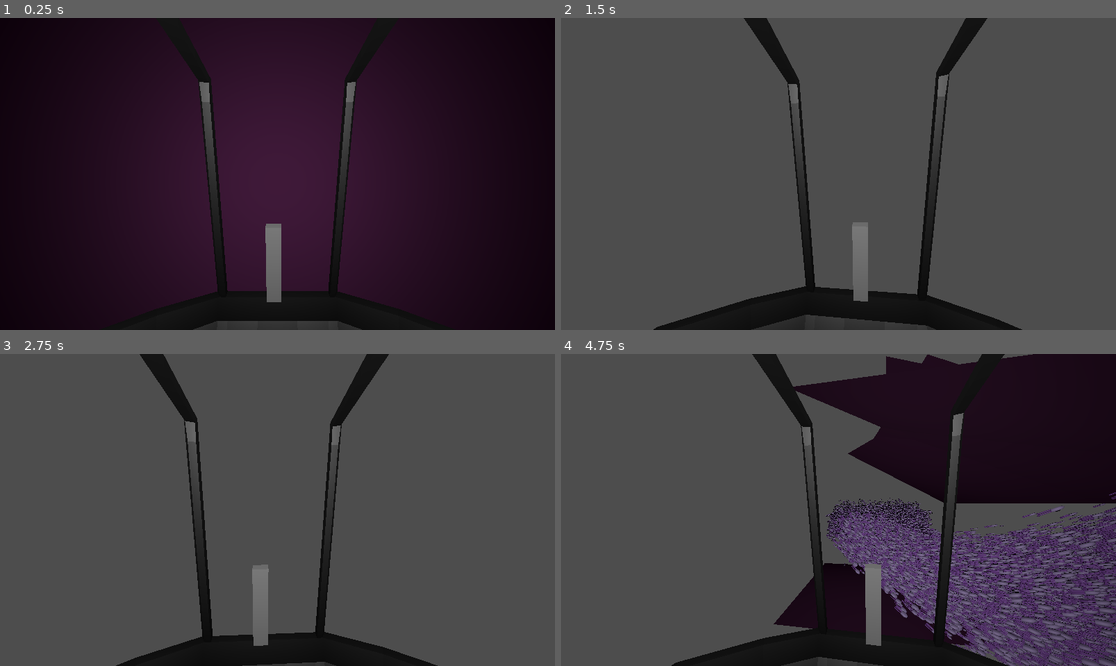
Above: before the commit, frames 1-4 (two rows, left to right).
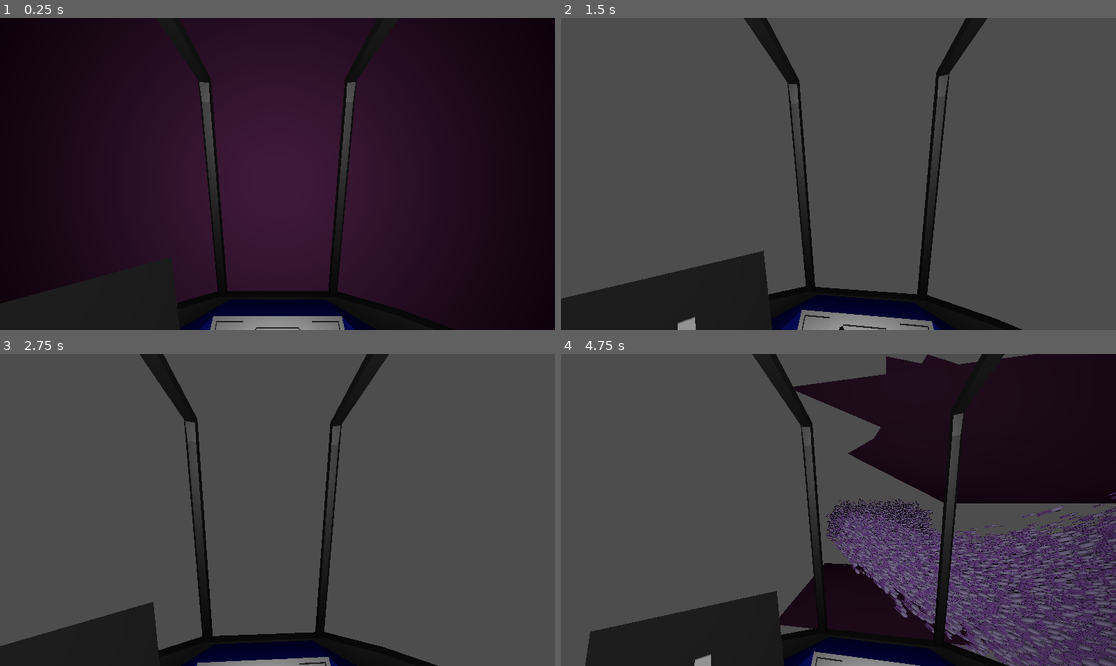
Above: after the commit, the same moments.

Repository: Adam-Gallina/ldj56
Game: Godot game, scene res://game.tscn
Same seed, same stepped clock (60 frames per second), same inputs: the game is played once before the commit and once after it.
Inputs (mouse positions are in pixels of both pictures, inside the frame that each line leads up to):
- Up to frame 1 (0.25 s): no input
- Up to frame 2 (1.5 s): move the mouse to (866, 174) at 0.52 s; hold W (input_up) from 0.53 s (still down); click (866, 174) at 0.6 s; move the mouse to (810, 174) at 1.27 s; tap Space (input_action) at 1.35 s
- Up to frame 3 (2.75 s): keep holding W (input_up); click (249, 510) at 1.55 s; tap Enter at 2 s; move the mouse to (288, 503) at 2.02 s; click (288, 503) at 2.1 s
- Up to frame 4 (4.75 s): keep holding W (input_up); tap Space (input_action) at 2.75, 4.35 s; move the mouse to (832, 516) at 2.77 s; tap Shift at 2.85 s; click (832, 516) at 3.05 s; tap Enter at 3.5 s; move the mouse to (877, 513) at 3.52 s; click (877, 513) at 3.6 s; move the mouse to (794, 506) at 4.27 s; click (794, 506) at 4.55 s

The runs differ from the first frame. In frame 1, 3.1% of the frame differs, in the area x 0-66%, y 20-100%; in frame 2, 7.8%, in the area x 0-69%, y 21-100%; in frame 3, 5.3%; in frame 4, 6.9%.

Commit message:
Started adding energy panel

Diff:
--- /dev/null
+++ b/Ship/EnergyPanel.gd
@@ -0,0 +1,10 @@
+extends Node3D
+
+@export var ButtonActive : StandardMaterial3D
+@export var ButtonInactive : StandardMaterial3D
+
+func _on_button_body_3d_on_interact(button:Node3D):
+    if button.get_node('Model').material_override == ButtonActive:
+        button.get_node('Model').material_override = ButtonInactive
+    else:
+        button.get_node('Model').material_override = ButtonActive
--- a/Ship/Player/player.gd
+++ b/Ship/Player/player.gd
@@ -2,17 +2,9 @@
 
 @onready var interactionRayCast : RayCast3D = get_node('%InteractionRayCast')
 
-var _last_interaction
 
-func _update_interaction(new_interaction):
-    if _last_interaction != null:
-        _last_interaction.set_focus(false)
-    new_interaction.set_focus(true)
-    _last_interaction = new_interaction
-
-
-func _process(delta):
+func _process(_delta):
     if interactionRayCast.is_colliding():
         var target = interactionRayCast.get_collider()
         if target is Interactive and Input.is_action_just_pressed('input_select'):
-            _update_interaction(target.InteractionTarget)
+            target.interact()
--- /dev/null
+++ b/Ship/energy_button_active.tres
@@ -0,0 +1,4 @@
+[gd_resource type="StandardMaterial3D" format=3 uid="uid://cp3m1wkmuqhr6"]
+
+[resource]
+albedo_color = Color(1, 0.913725, 0, 1)
--- /dev/null
+++ b/Ship/energy_button_inactive.tres
@@ -0,0 +1,4 @@
+[gd_resource type="StandardMaterial3D" format=3 uid="uid://0ucoc47fgjpp"]
+
+[resource]
+albedo_color = Color(0.654902, 0.654902, 0.654902, 1)
--- a/Ship/interactive.gd
+++ b/Ship/interactive.gd
@@ -1,4 +1,7 @@
 extends StaticBody3D
 class_name Interactive
 
-@export var InteractionTarget : Node3D
+signal on_interact(button:Node3D)
+
+func interact():
+    on_interact.emit(self)
--- a/Ship/ship.tscn
+++ b/Ship/ship.tscn
@@ -1,25 +1,34 @@
-[gd_scene load_steps=11 format=3 uid="uid://dj6u6rc3s4722"]
+[gd_scene load_steps=17 format=3 uid="uid://dj6u6rc3s4722"]
 
 [ext_resource type="Script" path="res://Ship/ship_controls.gd" id="1_yjlcn"]
-[ext_resource type="PackedScene" uid="uid://covtchtsxv2rj" path="res://Ship/Ship_NoGun.glb" id="2_tolwi"]
-[ext_resource type="PackedScene" uid="uid://dqeno0n7savjs" path="res://Ship/Ship_Gun.glb" id="3_hxn21"]
-[ext_resource type="Script" path="res://Ship/gun_controls.gd" id="3_j4hhl"]
+[ext_resource type="PackedScene" uid="uid://covtchtsxv2rj" path="res://Ship/Model/Ship_NoGun.glb" id="2_a21gr"]
+[ext_resource type="PackedScene" uid="uid://dqeno0n7savjs" path="res://Ship/Model/Ship_Gun.glb" id="3_vj01m"]
+[ext_resource type="PackedScene" uid="uid://oafwefdr7emu" path="res://Ship/Model/Cockpit.glb" id="4_oj4vl"]
+[ext_resource type="PackedScene" uid="uid://8ond6t8eieh3" path="res://Ship/Model/Cockpit_Light.glb" id="5_0gktd"]
 [ext_resource type="PackedScene" uid="uid://2vn130y13nm" path="res://Ship/Player/player.tscn" id="5_rbt8u"]
 [ext_resource type="Script" path="res://Ship/interactive.gd" id="6_2eubl"]
+[ext_resource type="PackedScene" uid="uid://c33ysxvxsflwi" path="res://Ship/Model/Cockpit_Steering.glb" id="7_0twe6"]
+[ext_resource type="Script" path="res://Ship/EnergyPanel.gd" id="8_qfucs"]
+[ext_resource type="Material" uid="uid://cp3m1wkmuqhr6" path="res://Ship/energy_button_active.tres" id="9_51oge"]
+[ext_resource type="Material" uid="uid://0ucoc47fgjpp" path="res://Ship/energy_button_inactive.tres" id="10_eam4q"]
 
 [sub_resource type="CapsuleShape3D" id="CapsuleShape3D_mtawh"]
 radius = 5.66975
 height = 11.3395
 
-[sub_resource type="CapsuleShape3D" id="CapsuleShape3D_dfxar"]
-radius = 0.151335
-height = 0.576493
+[sub_resource type="StandardMaterial3D" id="StandardMaterial3D_hhtv1"]
+albedo_color = Color(0.160784, 0.160784, 0.160784, 1)
+metallic = 0.56
 
-[sub_resource type="BoxShape3D" id="BoxShape3D_rjh05"]
-size = Vector3(1.30273, 0.142578, 1.17047)
+[sub_resource type="BoxMesh" id="BoxMesh_cukol"]
+size = Vector3(0.6, 0.4, 0.01)
 
-[sub_resource type="ViewportTexture" id="ViewportTexture_n766g"]
-viewport_path = NodePath("Model/Guns/GunCamViewport")
+[sub_resource type="CylinderShape3D" id="CylinderShape3D_iw7yb"]
+height = 0.1
+radius = 0.05
+
+[sub_resource type="BoxMesh" id="BoxMesh_wu8i2"]
+size = Vector3(0.05, 0.05, 0.05)
 
 [node name="Ship" type="RigidBody3D"]
 collision_layer = 16
@@ -41,89 +50,66 @@
 transform = Transform3D(1, 0, 0, 0, -4.37114e-08, -1, 0, 1, -4.37114e-08, 0, 0, 0.439745)
 shape = SubResource("CapsuleShape3D_mtawh")
 
-[node name="Model" parent="." instance=ExtResource("2_tolwi")]
+[node name="FrontLight" type="SpotLight3D" parent="."]
+transform = Transform3D(-1, 0, -8.74228e-08, 0, 1, 0, 8.74228e-08, 0, -1, 0, 0, 2.78426)
+spot_range = 200.0
+spot_attenuation = 0.307786
+spot_angle = 70.0
 
-[node name="Guns" type="Node3D" parent="Model" node_paths=PackedStringArray("GunOrigins")]
-script = ExtResource("3_j4hhl")
-RotationSpeed = 1.25
-GunOrigins = [NodePath("Gun_L"), NodePath("Gun_R")]
+[node name="Model" parent="." instance=ExtResource("2_a21gr")]
 
-[node name="GunCamPivot" type="RemoteTransform3D" parent="Model/Guns"]
-unique_name_in_owner = true
-transform = Transform3D(-1, 0, 8.74228e-08, 0, 1, 0, -8.74228e-08, 0, -1, 0, 2.87293, -3.10462)
-remote_path = NodePath("../GunCamViewport/GunCam")
-update_scale = false
-
-[node name="GunCamViewport" type="SubViewport" parent="Model/Guns"]
-
-[node name="GunCam" type="Camera3D" parent="Model/Guns/GunCamViewport"]
-transform = Transform3D(-1, 0, 1.50996e-07, 0, 1, 0, -1.50996e-07, 0, -1, 0, 2.87293, -3.10462)
-
-[node name="GunRayCast" type="RayCast3D" parent="Model/Guns/GunCamViewport/GunCam"]
-unique_name_in_owner = true
-target_position = Vector3(0, 0, -500)
-
-[node name="Gun_L" parent="Model/Guns" instance=ExtResource("3_hxn21")]
+[node name="Gun_L" parent="Model" instance=ExtResource("3_vj01m")]
 transform = Transform3D(1, 0, 0, 0, 1, 0, 0, 0, 1, 1.92852, 0.741354, -0.934406)
 
-[node name="Gun_R" parent="Model/Guns" instance=ExtResource("3_hxn21")]
+[node name="Gun_R" parent="Model" instance=ExtResource("3_vj01m")]
 transform = Transform3D(1, 0, 0, 0, 1, 0, 0, 0, 1, -1.929, 0.741, -0.934)
+
+[node name="Cockpit" parent="Model" instance=ExtResource("4_oj4vl")]
+
+[node name="Cockpit_Light" parent="Model/Cockpit" instance=ExtResource("5_0gktd")]
+transform = Transform3D(1, 0, 0, 0, 1, 0, 0, 0, 1, 0, 0, -0.164994)
+
+[node name="OmniLight3D" type="OmniLight3D" parent="Model/Cockpit/Cockpit_Light"]
+transform = Transform3D(1, 0, 0, 0, 1, 0, 0, 0, 1, 5.96046e-08, 0.531827, 0.442641)
+omni_range = 2.25
+
+[node name="Cockpit_Steering" parent="." instance=ExtResource("7_0twe6")]
+transform = Transform3D(1, 0, 0, 0, 0.769622, 0.638499, 0, -0.638499, 0.769622, 0, -0.915367, 0.0909652)
 
 [node name="Player Position" type="Node3D" parent="."]
 transform = Transform3D(-1, 0, -8.74228e-08, 0, 1, 0, 8.74228e-08, 0, -1, 0, 0.500076, 0.40535)
 
 [node name="Player" parent="Player Position" instance=ExtResource("5_rbt8u")]
 
-[node name="OmniLight3D" type="OmniLight3D" parent="."]
-transform = Transform3D(1, 0, 0, 0, 1, 0, 0, 0, 1, -5.96046e-08, 0.792523, 0.218585)
-omni_range = 2.50089
-omni_attenuation = 0.183011
-
-[node name="ShipControlsColl" type="StaticBody3D" parent="." node_paths=PackedStringArray("InteractionTarget")]
-transform = Transform3D(1, 0, 0, 0, -0.243666, 0.969859, 0, -0.969859, -0.243666, 0.0195959, 0.0336256, 1.45727)
-collision_layer = 32
-collision_mask = 0
-script = ExtResource("6_2eubl")
-InteractionTarget = NodePath("..")
-
-[node name="CollisionShape3D" type="CollisionShape3D" parent="ShipControlsColl"]
-transform = Transform3D(1, 0, 0, 0, -4.47035e-08, -1, 0, 1, -4.47035e-08, 0, 0, 0)
-shape = SubResource("CapsuleShape3D_dfxar")
-
-[node name="CSGBox3D" type="CSGBox3D" parent="ShipControlsColl"]
-size = Vector3(0.0768433, 0.0420837, 0.439331)
-
-[node name="GunControlsColl" type="StaticBody3D" parent="." node_paths=PackedStringArray("InteractionTarget")]
-transform = Transform3D(1, 0, 0, 0, 0.104372, 0.994538, 0, -0.994538, 0.104372, -0.0325282, 0.524557, -0.879572)
-visible = false
-collision_layer = 32
-collision_mask = 0
-script = ExtResource("6_2eubl")
-InteractionTarget = NodePath("../Model/Guns")
-
-[node name="CollisionShape3D" type="CollisionShape3D" parent="GunControlsColl"]
-transform = Transform3D(1, 0, 0, 0, 1, -2.5332e-07, 0, 2.5332e-07, 1, 0.0117188, -0.0214837, -0.0021055)
-shape = SubResource("BoxShape3D_rjh05")
-
-[node name="Sprite3D" type="Sprite3D" parent="GunControlsColl"]
-transform = Transform3D(1, 0, 0, 0, -5.96046e-08, -1, 0, 1, -5.96046e-08, -0.0341115, -0.0667017, -0.0222934)
-pixel_size = 0.002
-texture = SubResource("ViewportTexture_n766g")
-
-[node name="CSGBox3D2" type="CSGBox3D" parent="GunControlsColl"]
-transform = Transform3D(1, 0, 0, 0, 1, 0, 0, 0, 1, 0, 1.78814e-07, -2.98023e-08)
-size = Vector3(1.22485, 0.034668, 1)
-
-[node name="SpotLight3D5" type="SpotLight3D" parent="."]
-transform = Transform3D(-1, 0, -8.74228e-08, 0, 1, 0, 8.74228e-08, 0, -1, 0, 0, 2.78426)
-spot_range = 200.0
-spot_attenuation = 0.307786
-spot_angle = 70.0
-
 [node name="InvincibilityTimer" type="Timer" parent="."]
 unique_name_in_owner = true
 wait_time = 0.5
 
+[node name="MeshInstance3D" type="MeshInstance3D" parent="."]
+transform = Transform3D(0.699663, 0.240845, 0.672655, 0, 0.941471, -0.337095, -0.714473, 0.235853, 0.658712, 0.647397, -0.0676668, 1.07246)
+material_override = SubResource("StandardMaterial3D_hhtv1")
+mesh = SubResource("BoxMesh_cukol")
+script = ExtResource("8_qfucs")
+ButtonActive = ExtResource("9_51oge")
+ButtonInactive = ExtResource("10_eam4q")
+
+[node name="ButtonBody3D" type="StaticBody3D" parent="MeshInstance3D"]
+transform = Transform3D(1, -2.98023e-08, 0, -1.49012e-08, 1, -1.49012e-08, 2.98023e-08, 4.47035e-08, 1, 0, 0, 0)
+collision_layer = 32
+collision_mask = 0
+script = ExtResource("6_2eubl")
+
+[node name="CollisionShape3D" type="CollisionShape3D" parent="MeshInstance3D/ButtonBody3D"]
+transform = Transform3D(1, 0, 0, 0, -4.37114e-08, -1, 0, 1, -4.37114e-08, 0, 0, 0)
+shape = SubResource("CylinderShape3D_iw7yb")
+
+[node name="Model" type="MeshInstance3D" parent="MeshInstance3D/ButtonBody3D"]
+transform = Transform3D(1, 0, 0, 0, 1, 0, 2.98023e-08, -1.49012e-08, 1, 0, 0, 0)
+material_override = ExtResource("10_eam4q")
+mesh = SubResource("BoxMesh_wu8i2")
+skeleton = NodePath("../..")
+
 [connection signal="area_entered" from="Area3D" to="." method="_on_area_3d_area_entered"]
 [connection signal="body_entered" from="Area3D" to="." method="_on_area_3d_body_entered"]
 [connection signal="timeout" from="InvincibilityTimer" to="." method="_on_invincibility_timer_timeout"]
+[connection signal="on_interact" from="MeshInstance3D/ButtonBody3D" to="MeshInstance3D" method="_on_button_body_3d_on_interact"]
Binary file added: Ship/Model/Cockpit.glb
Not shown, changed: Ship/Model/Cockpit.glb.import
Binary file added: Ship/Model/Cockpit_Light.glb
Not shown, added: Ship/Model/Cockpit_Light.glb.import
Binary file added: Ship/Model/Cockpit_Steering.glb
Not shown, changed: Ship/Model/Cockpit_Steering.glb.import
Renamed: Ship/Ship.glb -> Ship/Model/Ship.glb
Not shown, changed: Ship/Model/Ship.glb.import
Renamed: Ship/Ship_Gun.glb -> Ship/Model/Ship_Gun.glb
Not shown, added: Ship/Model/Ship_Gun.glb.import
Renamed: Ship/Ship_NoGun.glb -> Ship/Model/Ship_NoGun.glb
Not shown, added: Ship/Model/Ship_NoGun.glb.import
